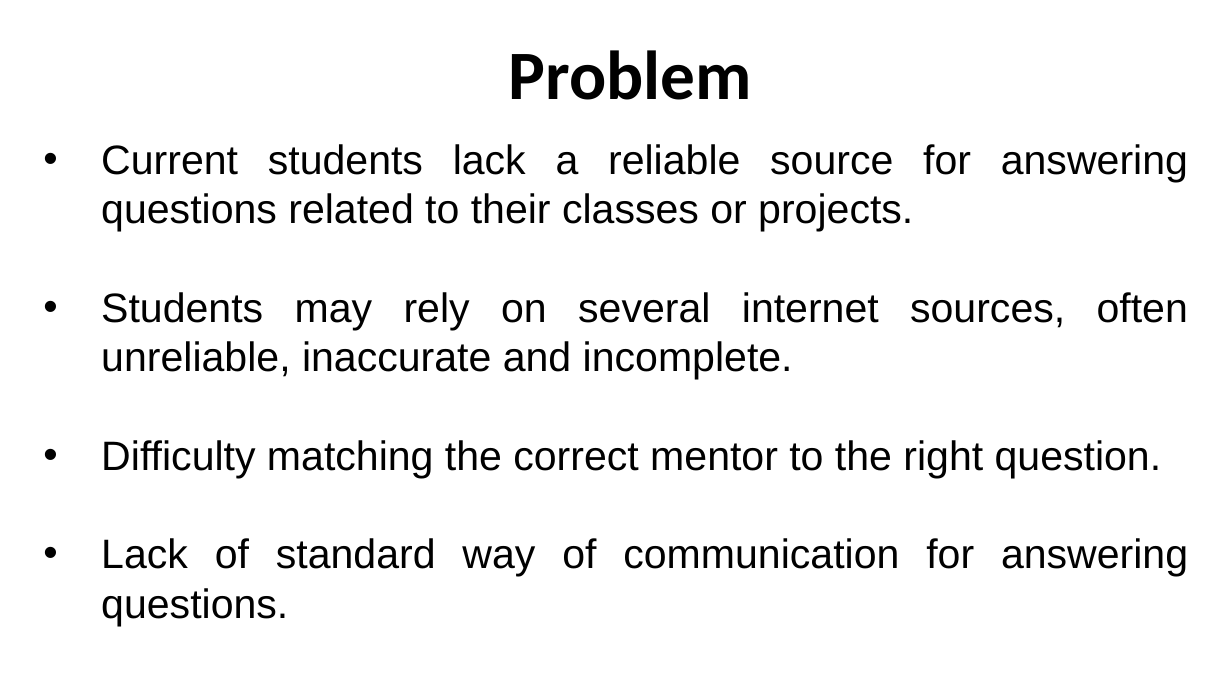
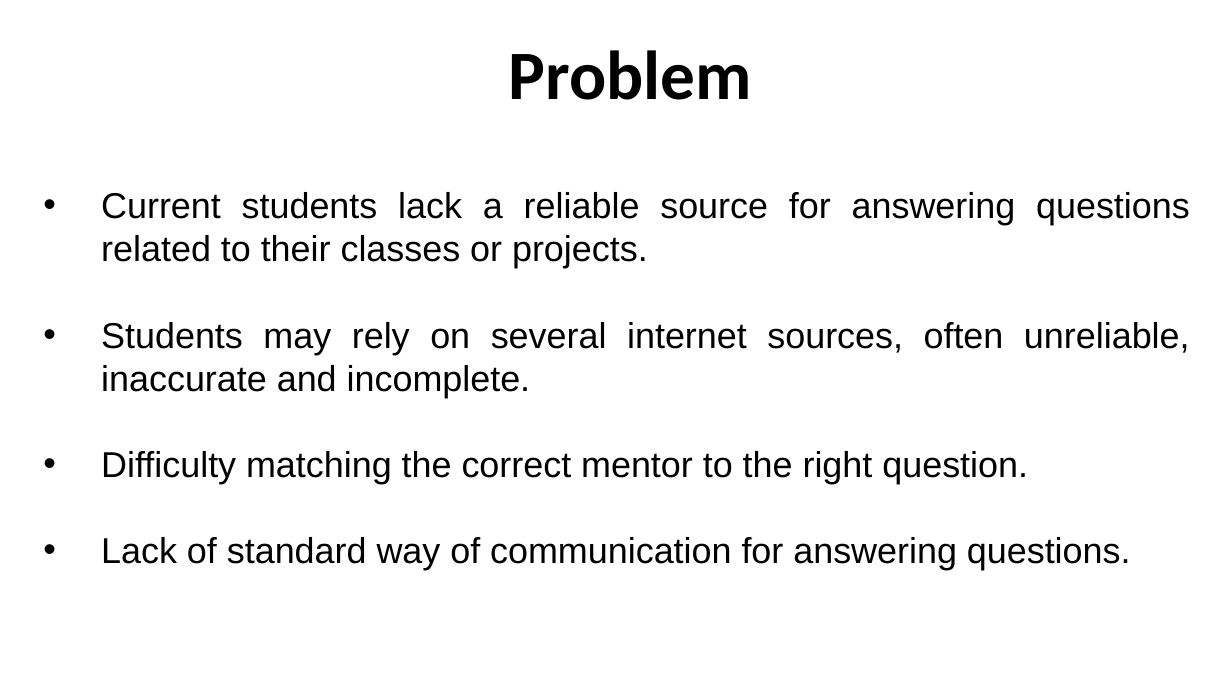
Before and after one commit to FIU-SCIS-Senior-Projects/Collaborative-Platform, a slide deck: slide 2 of FinalPresentationSlides/FinalPresentationGeneric.pptx. Drawn at 1232x693 pixels with LibreOffice and Linux fonts; fonts in the diff are those of the drawing. Boxes give left, top, right and bottom in pixels: in the first picture for what was removed or moved away, otherwise in the second. Text is boxed around its words. In the diff, an @@ line names an element or a change of style, - is before the commit and + after.

```diff
--- a/FinalPresentationSlides/FinalPresentationGeneric.pptx
+++ b/FinalPresentationSlides/FinalPresentationGeneric.pptx
@@ text "Current students lack a reliable ..." at [101,192,1190,570]: size 32 to 28 pt @@
```
Also in this commit, not shown: 2 other slides changed, 4 other files.
